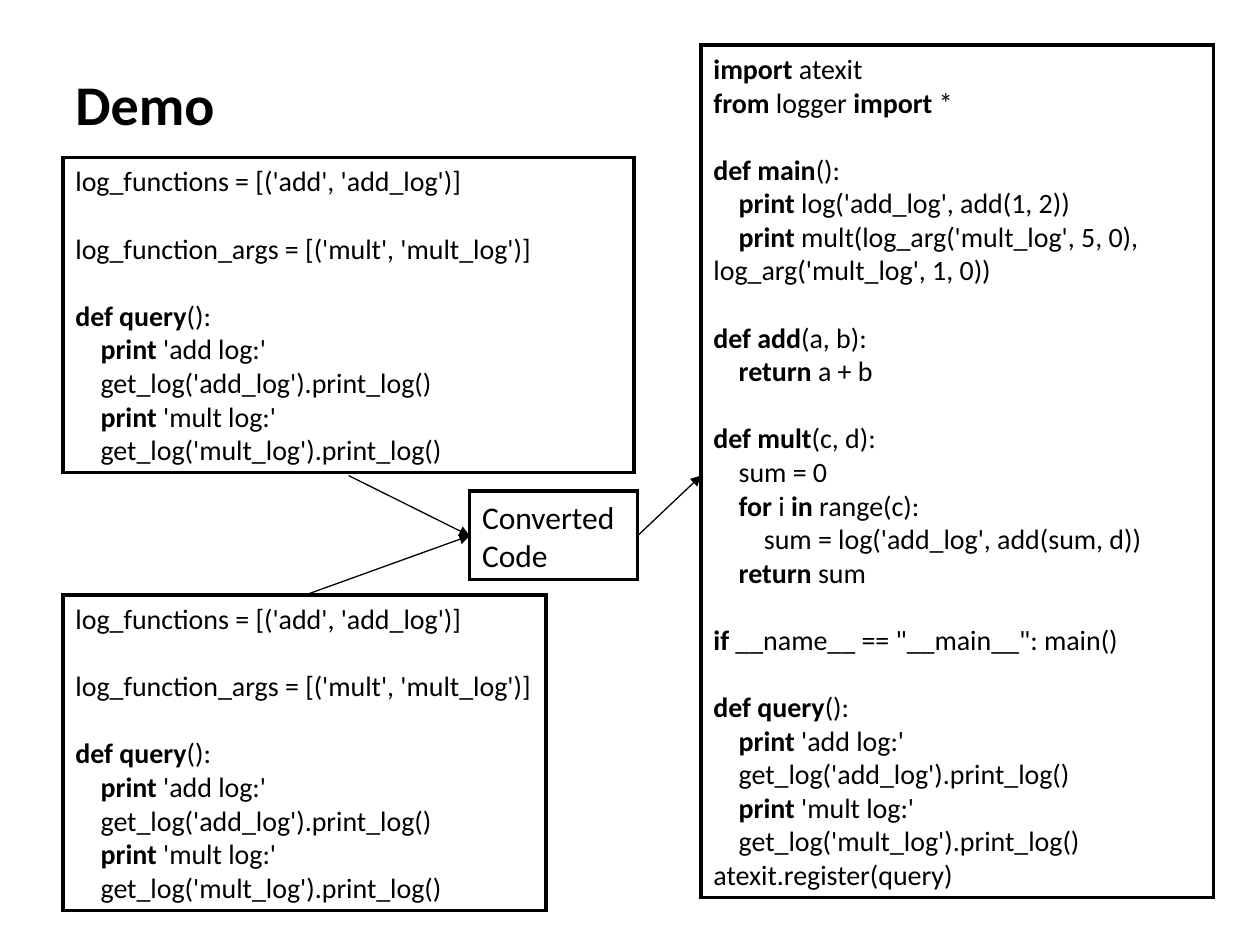
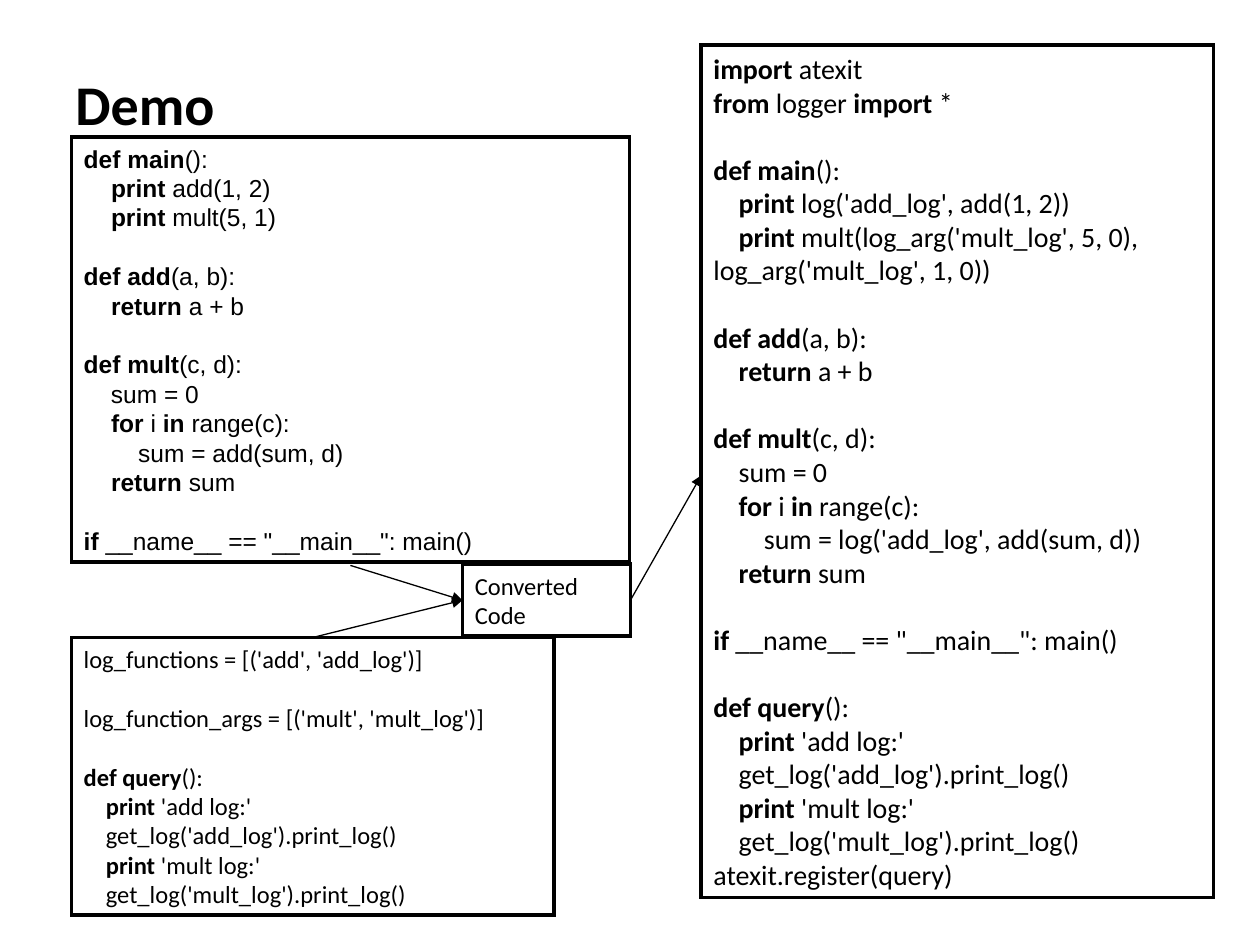
Before and after one commit to BluBambu/LumberjackLogger, a slide deck: slide 4 of slides.ppt. Drawn at 1260x945 pixels with LibreOffice and Linux fonts; fonts in the diff are those of the drawing. Boxes give left, top, right and bottom in pixels: in the first picture for what was removed or moved away, otherwise in the second. Text is boxed around its words. In the diff, an @@ line names an element or a change of style, - is before the commit and + after.

Commit message:
Fixed slides

```diff
--- a/slides.ppt
+++ b/slides.ppt
@@ rectangle "def main(): print add(1, 2) ...": place and size @@
-rectangle "def main(): print add(1, 2) ..." at [63,158,634,472]
+rectangle "def main(): print add(1, 2) ..." at [72,137,630,562]
@@ text in rectangle at [84,150,472,555]: text changed; size 16 to 14 pt; font Calibri to Arial @@
-log_functions = [('add', 'add_log')]
-log_function_args = [('mult', 'mult_log')]
-def query():
-print 'add log:'
-get_log('add_log').print_log()
-print 'mult log:'
-get_log('mult_log').print_log()
+def main():
+print add(1, 2)
+print mult(5, 1)
+def add(a, b):
+return a + b
+def mult(c, d):
+sum = 0
+for i in range(c):
+sum = add(sum, d)
+return sum
+if __name__ == "__main__": main()
@@ arrow moved from (638, 536) - (701, 475) to (630, 600) - (701, 475) @@
@@ arrow moved from (349, 475) - (470, 536) to (350, 566) - (462, 600) @@
@@ rectangle "Converted Code": place and size @@
-rectangle "Converted Code" at [470,491,638,580]
+rectangle "Converted Code" at [462,564,630,636]
@@ rectangle "Converted Code" at [462,564,630,636]: size 18 to 14 pt @@
@@ arrow moved from (305, 595) - (470, 536) to (312, 638) - (462, 600) @@
@@ rectangle "log_functions = [('add', 'add_log')] log_function_args ...": place and size @@
-rectangle "log_functions = [('add', 'add_log')] log_function_args ..." at [63,595,546,910]
+rectangle "log_functions = [('add', 'add_log')] log_function_args ..." at [72,638,554,915]
@@ rectangle "log_functions = [('add', 'add_log')] log_function_args ..." at [72,638,554,915]: size 16 to 14 pt @@
```
